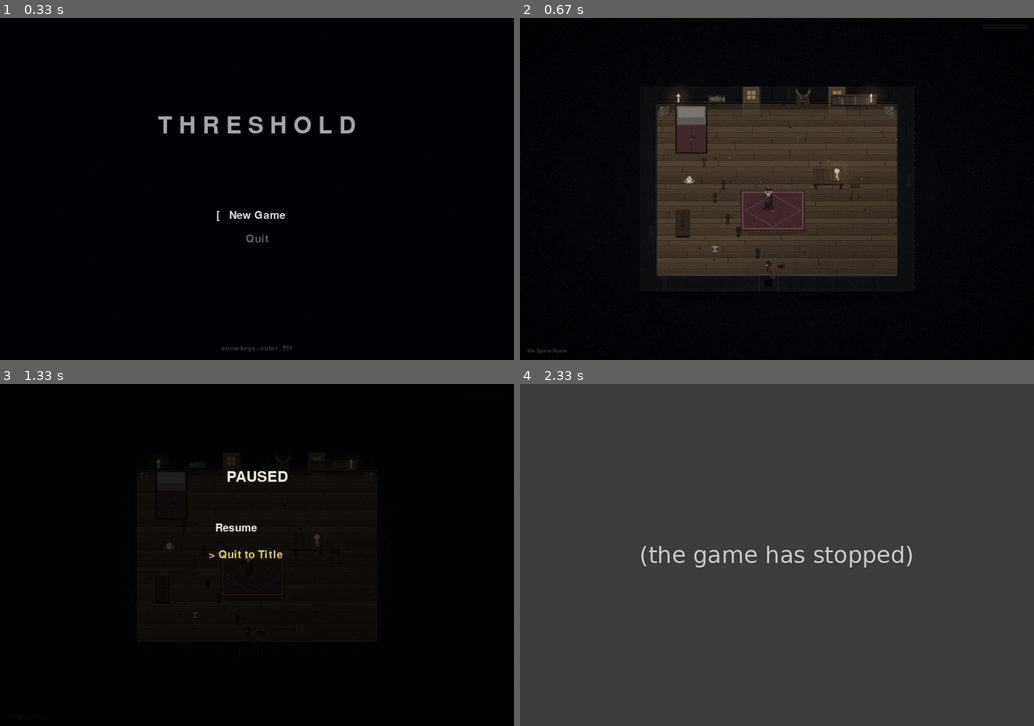
Above: before the commit, frames 1-4 (two rows, left to right).
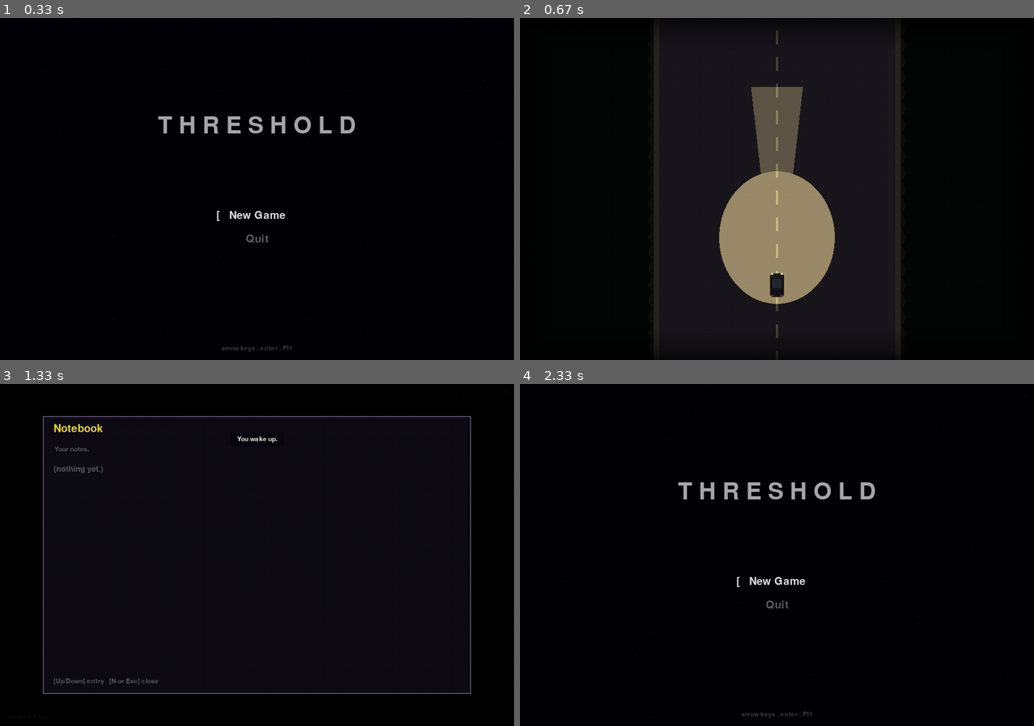
Above: after the commit, the same moments.

Repository: AV-ASU/Threshold
Game: pygame game, started from main.py
Two runs of this game, one before a commit and one after it. Both use one fixed random seed, a clock stepped at 60 frames per second and the inputs below.
Inputs:
- Up to frame 1 (0.33 s): no input
- Up to frame 2 (0.67 s): tap Enter at 0.33 s
- Up to frame 3 (1.33 s): hold Esc 0.67-1.13 s; hold Up 0.67-1.13 s; type "an" at 1.22 s
- Up to frame 4 (2.33 s): type "n" at 1.42 s; tap Enter at 1.55 s; hold Esc 1.77-2.23 s; hold Up 1.77-2.23 s; tap Space at 2.32 s

Frame 1 is identical in both runs. In frame 2, 24% of the frame differs, in the area x 1-99%, y 2-100%; in frame 3, 2.4%; in frame 4, 100%, in the area x 0-100%, y 0-100%.
Before the commit the program exited at 2.32 s; later frames show no game.

Commit message:
Opening slice 1: the cold-open night drive (state "opening")
New Game now routes to a scripted "opening" state instead of straight to
the bedroom: a procedural night drive into Brimley -- a dark northern
road scrolling past, pine treeline either side, headlights reaching ahead,
the car at the wheel, the dark pressing the edges (hours from anyone).
For now it auto-drives ~7s then hands off to the normal start
(_start_play -> bedroom wake). ESC skips it silently, no on-screen tell.
Stalls, the BRIMLEY sign, and the case line come in slices 2-3.

https://claude.ai/code/session_01VycMERZS1UeUMS2GbJZYnH

Diff:
--- a/systems/game.py
+++ b/systems/game.py
@@ -205,6 +205,12 @@
 # is logged -- the PI jotting it down. Diegetic "you wrote it down (and that's
 # what doomed you)" feedback, paired with the floor seared a notch higher.
 NOTEBOOK_TOAST_DUR = 1.4
+# The opening drive -- a scripted, near-on-rails sequence (game state
+# "opening"): the PI's car rolling into Brimley at night, hours from anyone
+# in the northern dark, until the engine dies at the Arcadia Lodge. ESC skips
+# it silently, with no on-screen tell.
+OPENING_DUR = 7.0             # slice 1: fixed auto-drive before the hand-off
+OPENING_SCROLL_SPEED = 220.0  # px/sec the road scrolls -- the sense of speed
 
 # 80% combined-darkness cap. Full-screen black overlays
 # (visibility dip, apex wash, hide wash, YK vignette) decrement
@@ -251,7 +257,9 @@
         self.text_input = TextInputModal(self.fonts, self.audio)
         self.player = None
         self.scene = None
-        self.state = "title"   # title, playing, paused, transition
+        self.state = "title"   # title, opening, playing, paused, transition
+        self._opening_t = 0.0
+        self._opening_scroll = 0.0
         # Title-screen ambient: the wind drone, no melody. The title
         # is meant to feel cold and unresolved -- if the player hesitates
         # on the menu, all they hear is the same wind that lives in the
@@ -471,7 +479,7 @@
             if opt == "New Game":
                 self.save.new()
                 self.audio.play("confirm", 0.8)
-                self._start_play()
+                self._begin_opening()
             elif opt == "Quit":
                 pygame.quit(); sys.exit(0)
 
@@ -2378,6 +2386,8 @@
             else:
                 if self.transition_t >= in_dur:
                     self.state = "playing"
+        elif self.state == "opening":
+            self._tick_opening(dt)
         if self.notice_text:
             self.notice_t -= dt
             if self.notice_t <= 0:
@@ -2403,8 +2413,99 @@
         self.show_notice("You wake up in your bed.")
         self.load_scene_now("bedroom", "default")
 
+    # ---- The opening drive ----
+    def _begin_opening(self):
+        """Start the cold-open drive into Brimley (state "opening"). A
+        near-on-rails sequence; hands off to the normal start when it ends or
+        the player silently skips it (ESC)."""
+        self._opening_t = 0.0
+        self._opening_scroll = 0.0
+        self.state = "opening"
+
+    def _tick_opening(self, dt):
+        self._opening_t += dt
+        self._opening_scroll += OPENING_SCROLL_SPEED * dt
+        if self._opening_t >= OPENING_DUR:
+            self._end_opening()
+
+    def _end_opening(self):
+        """Hand the cold open off to the real start (reset, player, the
+        bedroom wake). Called on completion or a silent ESC skip."""
+        self._start_play()
+
+    def _draw_car(self, s, cx, cy):
+        """Top-down car, facing up the road (forward)."""
+        body = pygame.Rect(cx - 13, cy - 22, 26, 44)
+        pygame.draw.rect(s, (22, 20, 26), body, border_radius=5)
+        pygame.draw.rect(s, (10, 9, 12), body, 1, border_radius=5)
+        pygame.draw.rect(s, (30, 28, 34), (cx - 11, cy - 21, 22, 8), border_radius=2)
+        pygame.draw.rect(s, (38, 40, 48), (cx - 9, cy - 12, 18, 18), border_radius=3)
+        pygame.draw.circle(s, (235, 228, 190), (cx - 9, cy - 21), 2)   # headlights
+        pygame.draw.circle(s, (235, 228, 190), (cx + 9, cy - 21), 2)
+        pygame.draw.rect(s, (140, 30, 24), (cx - 11, cy + 18, 5, 3))   # taillights
+        pygame.draw.rect(s, (140, 30, 24), (cx + 6, cy + 18, 5, 3))
+
+    def _draw_opening(self):
+        """The night drive: a dark northern road scrolling past, pine walls
+        either side, the headlights reaching ahead, the car at the wheel.
+        Hours from anyone -- no other lights, no other cars."""
+        s = self.screen
+        W, H = s.get_size()
+        s.fill((8, 9, 14))
+        scroll = self._opening_scroll
+        road_w = int(W * 0.46)
+        rx0 = W // 2 - road_w // 2
+        # Dark pine walls flanking the road (remote, boreal, near-black).
+        pygame.draw.rect(s, (6, 8, 7), (0, 0, rx0 - 10, H))
+        pygame.draw.rect(s, (6, 8, 7), (rx0 + road_w + 10, 0, W - (rx0 + road_w + 10), H))
+        # Jagged pine tips along the inner edges, scrolling for parallax.
+        toff = int(scroll * 0.6) % 36
+        for side, ix in ((0, rx0 - 10), (1, rx0 + road_w + 10)):
+            ty = -36 + toff
+            while ty < H:
+                pts = ([(ix, ty), (ix - 11, ty + 18), (ix, ty + 36)] if side == 0
+                       else [(ix, ty), (ix + 11, ty + 18), (ix, ty + 36)])
+                pygame.draw.polygon(s, (12, 16, 13), pts)
+                ty += 30
+        # Gravel shoulders + the road.
+        pygame.draw.rect(s, (40, 38, 33), (rx0 - 10, 0, 10, H))
+        pygame.draw.rect(s, (40, 38, 33), (rx0 + road_w, 0, 10, H))
+        pygame.draw.rect(s, (26, 24, 29), (rx0, 0, road_w, H))
+        # Scrolling centre dashes -- the only sense of speed.
+        period = 50
+        y = -period + int(scroll) % period
+        while y < H:
+            pygame.draw.rect(s, (74, 70, 54), (W // 2 - 2, y, 4, 26))
+            y += period
+        # The car, low-centre, a slow idle bob.
+        cy = int(H * 0.78) + int(math.sin(self._opening_t * 5.0) * 1.5)
+        cx = W // 2
+        # Headlights: a soft warm pool fading up the road, plus two faint
+        # beams. The only light for miles.
+        glow = pygame.Surface((W, H), pygame.SRCALPHA)
+        for dx in (-8, 8):                                   # faint beams
+            pygame.draw.polygon(glow, (70, 62, 42, 24),
+                                [(cx + dx, cy - 18),
+                                 (cx + dx - 40, cy - int(H * 0.58)),
+                                 (cx + dx + 40, cy - int(H * 0.58))])
+        gx, gy = cx, cy - int(H * 0.14)                      # pool ahead of the car
+        for r in range(108, 6, -7):                          # soft radial falloff
+            pygame.draw.ellipse(glow, (130, 116, 76, 7),
+                                (gx - r, gy - int(r * 1.15), 2 * r, int(2 * r * 1.15)))
+        s.blit(glow, (0, 0), special_flags=pygame.BLEND_RGBA_ADD)
+        self._draw_car(s, cx, cy)
+        # Heavy dark vignette -- the dark presses in from every edge.
+        vig = pygame.Surface((W, H), pygame.SRCALPHA)
+        for i in range(60):
+            a = int(150 * (1 - i / 60) ** 1.5)
+            pygame.draw.rect(vig, (0, 0, 0, a), (i, i, W - 2 * i, H - 2 * i), 1)
+        s.blit(vig, (0, 0))
+
     # ---- Draw ----
     def draw_world(self):
+        if self.state == "opening":
+            self._draw_opening()
+            return
         self.screen.fill(C_BG)
         if not self.scene: return
         self.scene.draw(self.screen, self.cam_x, self.cam_y)
@@ -2802,6 +2903,11 @@
             self.title_input(ev); return
         if self.state == "paused":
             self.pause_input(ev); return
+        if self.state == "opening":
+            # Silent skip: ESC ends the cold open, with no on-screen tell.
+            if ev.type == pygame.KEYDOWN and ev.key == pygame.K_ESCAPE:
+                self._end_opening()
+            return
         # THRESHOLD: during the closure sequence, only allow advancing
         # the dialog. Everything else (movement, interaction, save,
         # pause, inventory) is locked. The player cannot escape the
